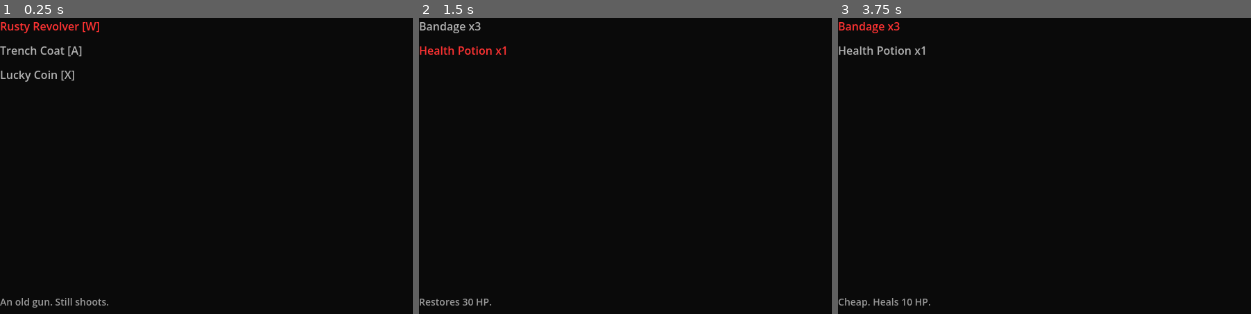
Above: before the commit, frames 1-3 (left to right).
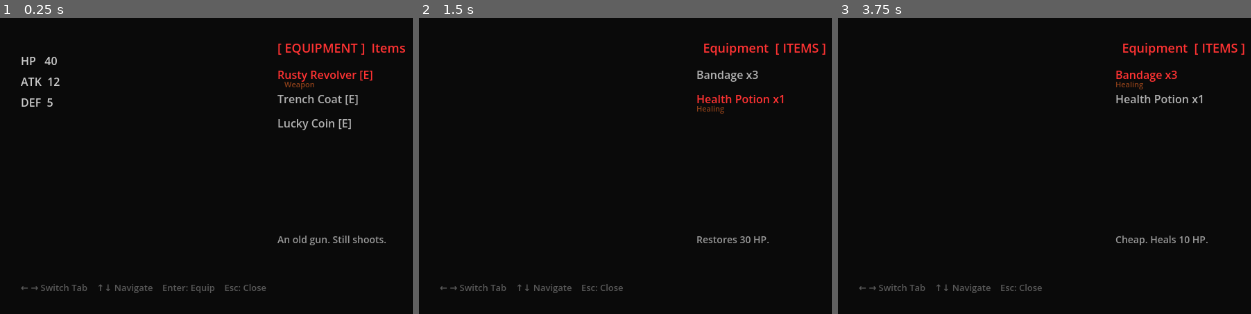
Above: after the commit, the same moments.

Repository: Outice-Odyssey/My-first-game
Game: Godot game, scene res://inventory.tscn
Same seed, same stepped clock (60 frames per second), same inputs: the game is played once before the commit and once after it. This scene is started directly instead of the project's main scene.
Inputs:
- Up to frame 1 (0.25 s): no input
- Up to frame 2 (1.5 s): tap Enter (ui_accept) at 0.5, 0.6, 0.77, 1.07, 1.25, 1.35 s; hold Right (ui_right) 0.53-1.28 s; hold Down (ui_down) from 1.28 s (still down)
- Up to frame 3 (3.75 s): tap Enter (ui_accept) at 1.52, 1.82, 2, 2.1, 2.75, 2.85, 3.02, 3.32, 3.5, 3.6 s; release Down (ui_down) at 2.03 s; hold Right (ui_right) 2.03-2.78 s; hold Up (ui_up) 2.78-3.53 s; hold Left (ui_left) from 3.53 s (still down)

The runs differ from the first frame. In frame 1, 4.1% of the frame differs, in the area x 0-99%, y 1-98%; in frame 2, 2.6%; in frame 3, 2.7%.

Commit message:
Add equipment stat comparison and project changelog
Inventory equipment tab now shows total HP/ATK/DEF with stat-diff
indicators when hovering an item, plus reworked layout and a
control-hint footer. Adds CHANGELOG.md to track version history.

Diff:
--- a/battle.gd
+++ b/battle.gd
@@ -264,6 +264,7 @@
 		GameData.active_buffs["buff_turns"] -= 1
 		if GameData.active_buffs["buff_turns"] == 0:
 			GameData.active_buffs["attack_buff"] = 0
+
 			message_label.text = "Attack buff wore off."
 
 
--- a/inventory.gd
+++ b/inventory.gd
@@ -15,13 +15,80 @@
 	inventory_items = GameData.inventory
 	consumable_items = GameData.consumables.keys()
 
+func draw_stats():
+	print("weapon: ", GameData.weapon_slot)
+	print("armor: ", GameData.armor_slot)
+	print("accessory: ", GameData.accessory_slot)
+	var hovered_id = ""
+	if current_tab == "equipment" and inventory_items.size() > 0:
+		hovered_id = inventory_items[selected_index]
+	var hovered_item = Items.get_item(hovered_id)
+	var current_slot_id = ""
+	if hovered_item != null:
+		match hovered_item["type"]:
+			"weapon":    current_slot_id = GameData.weapon_slot
+			"armor":     current_slot_id = GameData.armor_slot
+			"accessory": current_slot_id = GameData.accessory_slot
+	var d_atk = 0
+	var d_def = 0
+	var d_hp  = 0
+
+	if hovered_item != null and current_slot_id != hovered_id:
+		var current_item = Items.get_item(current_slot_id)
+		if current_item != null:
+			d_atk = hovered_item["attack"]  - current_item["attack"]
+			d_def = hovered_item["defense"] - current_item["defense"]
+			d_hp  = hovered_item["max_hp"]  - current_item["max_hp"]
+
+	var hp_label = Label.new()
+	hp_label.position = Vector2(30, 50)
+	hp_label.text = "HP   " + str(GameData.get_total_max_hp())
+	hp_label.add_theme_font_size_override("font_size", 16)
+	hp_label.add_theme_color_override("font_color", Color(0.8, 0.8, 0.8))
+	$ItemList.add_child(hp_label)
+	if d_hp != 0:
+		var diff = Label.new()
+		diff.position = Vector2(130, 50)
+		diff.text = ("▲ +" if d_hp > 0 else "▼ ") + str(d_hp)
+		diff.add_theme_font_size_override("font_size", 14)
+		diff.add_theme_color_override("font_color", Color(0.9, 0.75, 0.2) if d_hp > 0 else Color(0.7, 0.1, 0.1))
+		$ItemList.add_child(diff)
+
+	var atk_label = Label.new()
+	atk_label.position = Vector2(30, 80)
+	atk_label.text = "ATK  " + str(GameData.get_total_attack())
+	atk_label.add_theme_font_size_override("font_size", 16)
+	atk_label.add_theme_color_override("font_color", Color(0.8, 0.8, 0.8))
+	$ItemList.add_child(atk_label)
+	if d_atk != 0:
+		var diff = Label.new()
+		diff.position = Vector2(130, 80)
+		diff.text = ("▲ +" if d_atk > 0 else "▼ ") + str(d_atk)
+		diff.add_theme_font_size_override("font_size", 14)
+		diff.add_theme_color_override("font_color", Color(0.9, 0.75, 0.2) if d_atk > 0 else Color(0.7, 0.1, 0.1))
+		$ItemList.add_child(diff)
+
+	var def_label = Label.new()
+	def_label.position = Vector2(30, 110)
+	def_label.text = "DEF  " + str(GameData.get_total_defense())
+	def_label.add_theme_font_size_override("font_size", 16)
+	def_label.add_theme_color_override("font_color", Color(0.8, 0.8, 0.8))
+	$ItemList.add_child(def_label)
+	if d_def != 0:
+		var diff = Label.new()
+		diff.position = Vector2(130, 110)
+		diff.text = ("▲ +" if d_def > 0 else "▼ ") + str(d_def)
+		diff.add_theme_font_size_override("font_size", 14)
+		diff.add_theme_color_override("font_color", Color(0.9, 0.75, 0.2) if d_def > 0 else Color(0.7, 0.1, 0.1))
+		$ItemList.add_child(diff)
+
 func draw_inventory():
 	for child in $ItemList.get_children():
 		child.queue_free()
 
 	# Draw tab headers
 	var tab_label = Label.new()
-	tab_label.position = Vector2(0, -60)
+	tab_label.position = Vector2(400, 30)
 	tab_label.add_theme_font_size_override("font_size", 18)
 
 	if current_tab == "equipment":
@@ -42,21 +109,39 @@
 			continue
 
 		var label = Label.new()
-		label.position = Vector2(0, i * 35)
+		label.position = Vector2(400,70 + i * 35)
 		label.add_theme_font_size_override("font_size", 16)
 
 		if current_tab == "equipment":
 			var equipped = ""
-			if GameData.weapon_slot == item_id:
-				equipped = " [W]"
-			elif GameData.armor_slot == item_id:
-				equipped = " [A]"
-			elif GameData.accessory_slot == item_id:
-				equipped = " [X]"
+			if GameData.weapon_slot == item_id or GameData.armor_slot == item_id or GameData.accessory_slot == item_id:
+				equipped = " [E]"
 			label.text = item["name"] + equipped
+
+			if i == selected_index:
+				var type_label = Label.new()
+				type_label.position = Vector2(410, 70 + i * 35 + 18)
+				type_label.text = item["type"].capitalize()
+				type_label.add_theme_font_size_override("font_size", 11)
+				type_label.add_theme_color_override("font_color", Color(0.55, 0.25, 0.1))
+				$ItemList.add_child(type_label)
 		else:
 			var count = GameData.get_consumable_count(item_id)
 			label.text = item["name"] + " x" + str(count)
+
+			if i == selected_index:
+				var effect_map = {
+					"heal": "Healing",
+					"heal_and_buff": "Healing / Buff",
+					"attack_buff": "Buff",
+					"escape": "Utility"
+				}
+				var effect_label = Label.new()
+				effect_label.position = Vector2(400, 70 + i * 35 + 18)
+				effect_label.text = effect_map.get(item["effect"], "Item")
+				effect_label.add_theme_font_size_override("font_size", 11)
+				effect_label.add_theme_color_override("font_color", Color(0.55, 0.25, 0.1))
+				$ItemList.add_child(effect_label)
 
 		if i == selected_index:
 			label.add_theme_color_override("font_color", Color(1.0, 0.2, 0.2))
@@ -71,11 +156,23 @@
 		var item = Items.get_item(items_to_show2[selected_index])
 		if item != null:
 			var desc_label = Label.new()
-			desc_label.position = Vector2(0, 400)
+			desc_label.position = Vector2(400, 310)
 			desc_label.add_theme_font_size_override("font_size", 14)
 			desc_label.text = item["description"]
 			desc_label.add_theme_color_override("font_color", Color(0.6, 0.6, 0.6))
 			$ItemList.add_child(desc_label)
+	if current_tab == "equipment":
+		draw_stats()
+
+	var hint = Label.new()
+	hint.position = Vector2(30, 380)
+	if current_tab == "equipment":
+		hint.text = "← → Switch Tab    ↑↓ Navigate    Enter: Equip    Esc: Close"
+	else:
+		hint.text = "← → Switch Tab    ↑↓ Navigate    Esc: Close"
+	hint.add_theme_font_size_override("font_size", 13)
+	hint.add_theme_color_override("font_color", Color(0.35, 0.35, 0.35))
+	$ItemList.add_child(hint)
 
 func _process(_delta):
 	var items_to_show = inventory_items if current_tab == "equipment" else consumable_items
Not shown, added: CHANGELOG.md
